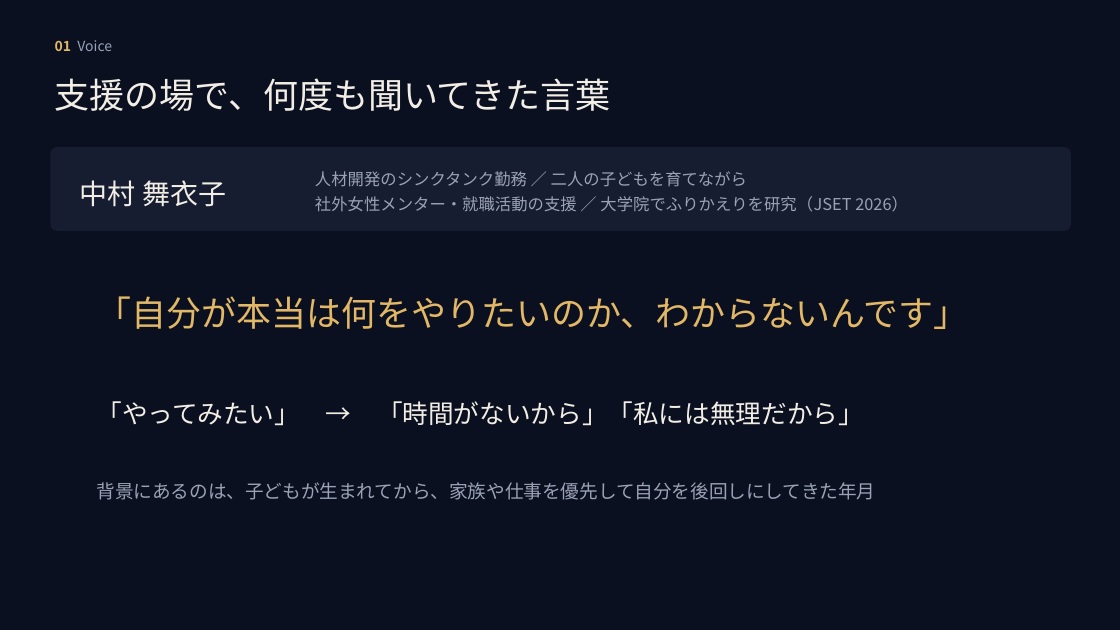
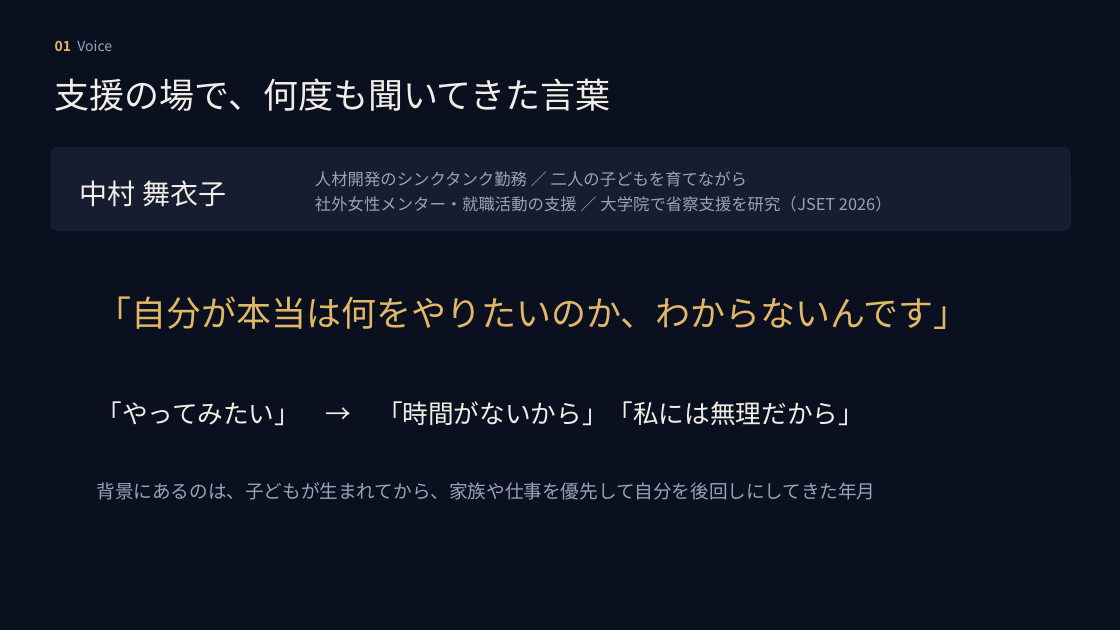
Before and after one commit to mai-san447/hello-earth-25143, a slide deck: slide 2 of deliverables/2026-10-11-gga-selection/MORUNE25143_GGAセレクション_2026-10-12.pptx. Drawn at 1120x630 pixels with LibreOffice and Linux fonts; fonts in the diff are those of the drawing. Boxes give left, top, right and bottom in pixels: in the first picture for what was removed or moved away, otherwise in the second. Text is boxed around its words. In the diff, an @@ line names an element or a change of style, - is before the commit and + after.

```diff
--- a/deliverables/2026-10-11-gga-selection/MORUNE25143_GGAセレクション_2026-10-12.pptx
+++ b/deliverables/2026-10-11-gga-selection/MORUNE25143_GGAセレクション_2026-10-12.pptx
@@ text at [315, 196, 892, 212]: text changed @@
-社外女性メンター・就職活動の支援 ／ 大学院でふりかえりを研究（JSET 2026）
+社外女性メンター・就職活動の支援 ／ 大学院で省察支援を研究（JSET 2026）
```
Also in this commit, not shown: 1 other slide changed, 2 other files.
